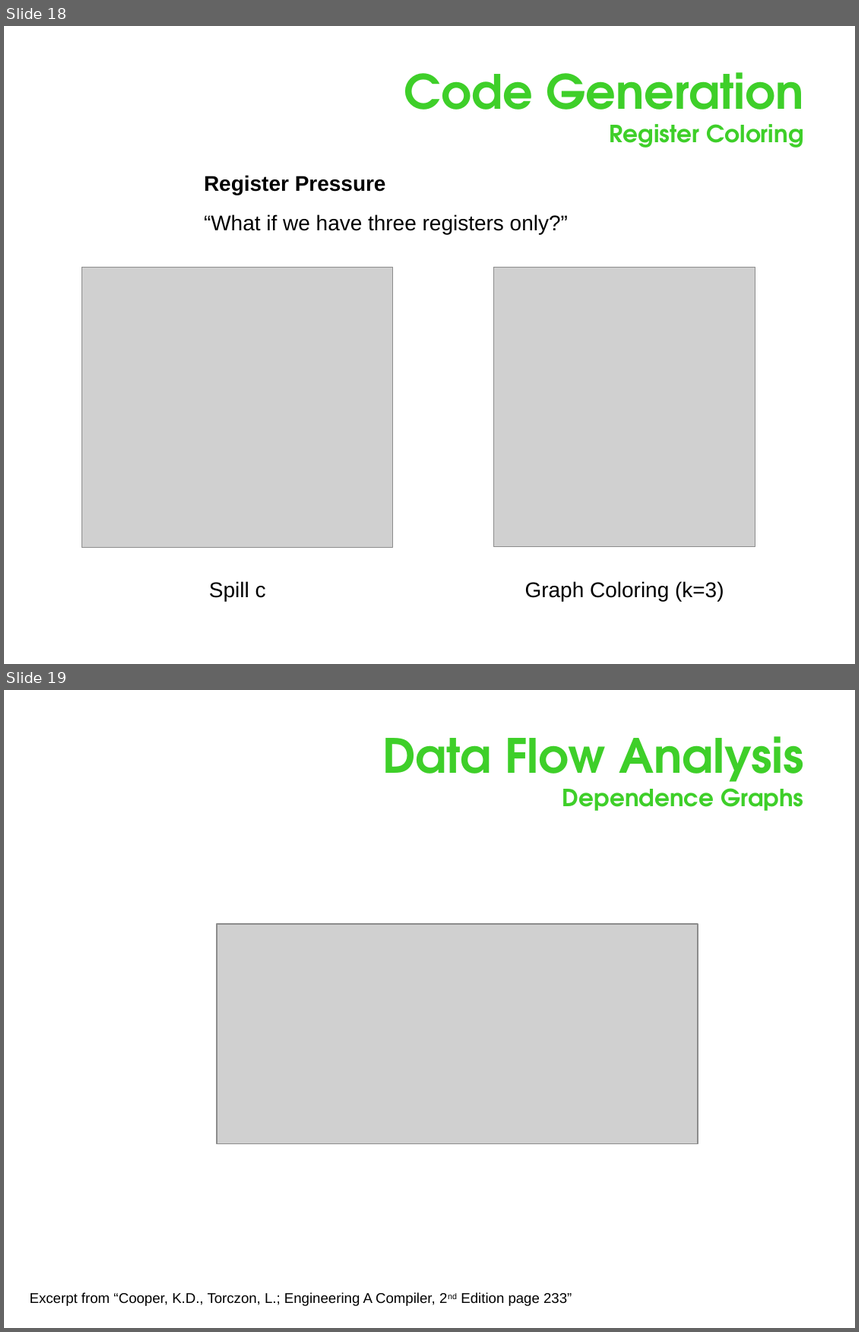
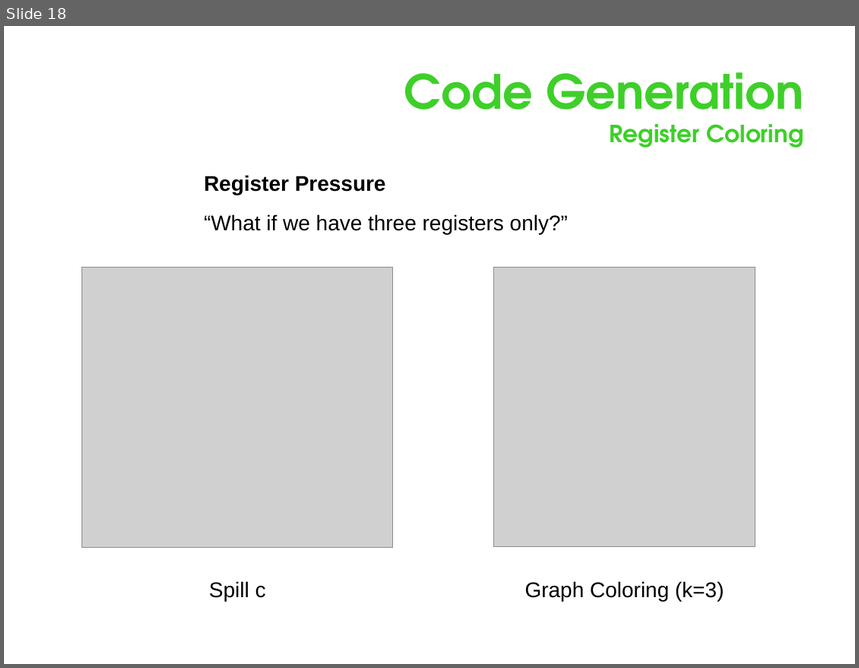
Before and after one commit to auotomaton/ceng444-spring2024, a slide deck: lectures/Lecture06/Lecture06.pptx. Shown one above the other, each under a label of ours: slides 18 and 19 before the commit, slide 18 after it. The pictures are 859x1332 and 859x668 pixels, drawn with LibreOffice and Linux fonts; fonts in the diff are those of the drawing; grey boxes stand for pictures; background and template pictures are left out. Boxes give left, top, right and bottom in pixels: in the first picture for what was removed or moved away, otherwise in the second. Text is boxed around its words. In the diff, an @@ line names an element or a change of style, - is before the commit and + after.

```diff
--- a/lectures/Lecture06/Lecture06.pptx
+++ b/lectures/Lecture06/Lecture06.pptx
@@ slide 19 removed at (x1=4, y1=690, x2=855, y2=1328), background picture (left out) @@
@@ title removed at (x1=382, y1=736, x2=804, y2=811) @@
-Data Flow Analysis
-Dependence Graphs
@@ picture removed at (x1=217, y1=924, x2=698, y2=1144) @@
@@ text removed at (x1=30, y1=1293, x2=572, y2=1306) @@
-Excerpt from “Cooper, K.D., Torczon, L.; Engineering A Compiler, 2nd Edition page 233”
```
Also in this commit, not shown: 2 other files.
